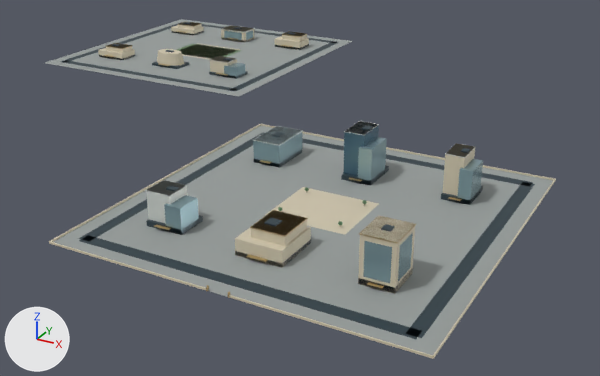
What one commit did to the glTF model web/public/assets/3d/ampliworld/GC-CITY-2030/GC-TILE-01-07.glb.
Rendered twice from a camera (50 mm lens) standing at (-8478.0, 7180.0, 321.0) and looking at (-8923.0, 7988.0, -83.0). Arrows for +X, +Y and +Z are at lower left; the lights stay in place. The older version comes first. Where no turn or scale is listed for an object, it has been applied to the vertices. Vertices at exactly the same position are counted once.

Names of what the first picture shows: 'GC-TILE-01-07-blue', 'GC-TILE-01-07-dark', 'GC-TILE-01-07-glass', 'GC-TILE-01-07-gold', 'GC-TILE-01-07-ivory', 'GC-TILE-01-07-leaf', 'GC-TILE-01-07-paving', 'GC-TILE-01-07-white' and 1 more.
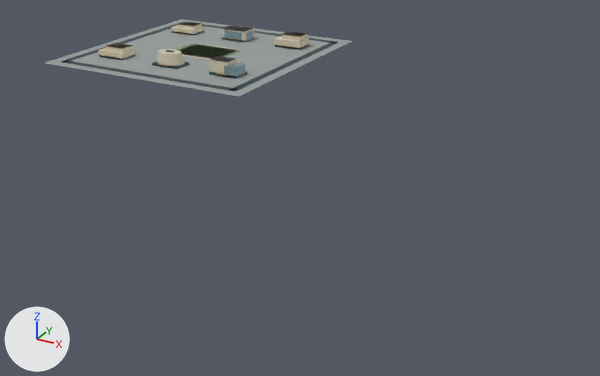
Where the change shows, as pixel boxes [x1, y1, x2, y2] in the pictures (600 x 376 px):
'GC-TILE-01-07-paving', reshaped (40% narrower, 77% shorter): before [45, 19, 554, 355]; after [45, 19, 352, 97]
'GC-TILE-01-07-ivory', reshaped (58% narrower, 84% shorter): before [49, 22, 556, 359]; after [98, 22, 309, 74]
'GC-TILE-01-07-dark', reshaped (41% narrower, 78% shorter): before [61, 22, 535, 339]; after [61, 22, 339, 91]
'GC-TILE-01-07-glass', reshaped (91% narrower, 80% shorter): before [164, 30, 483, 283]; after [224, 30, 253, 79]
'GC-TILE-01-07-white', reshaped: before [146, 25, 474, 224]; after [181, 25, 255, 63]
'GC-TILE-01-07-gold', reshaped (43% narrower, 80% shorter): before [104, 21, 462, 298]; after [104, 21, 306, 75]
'GC-TILE-01-07-blue', deleted (blue): before [343, 121, 379, 176]
'GC-TILE-01-07-leaf', deleted: before [278, 187, 367, 225]
part 1 of me_mesh_0, deleted: before [54, 126, 554, 355]
part 2 of me_mesh_1, deleted: before [78, 125, 535, 339]
part 3 of me_mesh_2, deleted: before [49, 124, 556, 359]
part 4 of me_mesh_3, deleted: before [154, 160, 462, 298]
part 5 of me_mesh_4, deleted: before [146, 180, 188, 224]
part 6 of me_mesh_4, deleted: before [253, 126, 303, 146]
part 7 of me_mesh_4, deleted: before [146, 180, 187, 196]
part 8 of me_mesh_4, deleted: before [344, 121, 378, 135]
part 9 of me_mesh_4, deleted: before [445, 144, 474, 158]
part 10 of me_mesh_5, deleted: before [164, 126, 483, 283]

The change in detail:
me_mesh_0 is used by ob_gc_tile_01_07_paving; location (0.0, 0.0, 0.0).
me_mesh_0 had 16 vertices, 24 faces and spanned x -9379.0..-8621.0, y 7621.0..8379.0, z 0.0.
me_mesh_0 now has 8 vertices, 12 faces and spans x -9379.0..-9041.0, y 8041.0..8379.0, z 0.0.
me_mesh_0 part 1: the loose piece of 8 vertices spanning x -8959.0..-8621.0, y 7621.0..7959.0, z 0.0 is deleted.
me_mesh_1 is used by ob_gc_tile_01_07_dark; location (0.0, 0.0, 0.0).
me_mesh_1 had 256 vertices, 384 faces and spanned x -9364.0..-8636.0, y 7636.0..8364.0, z 0.0..50.0.
me_mesh_1 now has 128 vertices, 192 faces and spans x -9364.0..-9056.0, y 8056.0..8364.0, z 0.0..22.0.
me_mesh_1 part 2: 16 loose pieces with 128 vertices, spanning x -8944.0..-8636.0, y 7636.0..7944.0, z 0.0..50.0, are deleted.
me_mesh_2 is used by ob_gc_tile_01_07_ivory; location (0.0, 0.0, 0.0).
me_mesh_2 had 174 vertices, 268 faces and spanned x -9332.0..-8620.0, y 7620.0..8316.0, z 0.0..44.0.
me_mesh_2 now has 94 vertices, 148 faces and spans x -9332.0..-9088.0, y 8108.0..8316.0, z 0.0..20.0.
me_mesh_2 part 3: 10 loose pieces with 80 vertices, spanning x -8960.0..-8620.0, y 7620.0..7960.0, z 0.0..44.0, are deleted.
me_mesh_3 is used by ob_gc_tile_01_07_gold; location (0.0, 0.0, 0.0).
me_mesh_3 had 218 vertices, 348 faces and spanned x -9323.0..-8674.0, y 7620.0..8315.0, z 0.0..43.0.
me_mesh_3 now has 138 vertices, 228 faces and spans x -9323.0..-9089.0, y 8104.0..8315.0, z 4.0..20.0.
me_mesh_3 part 4: 10 loose pieces with 80 vertices, spanning x -8898.0..-8674.0, y 7620.0..7864.0, z 0.0..43.0, are deleted.
me_mesh_4 is used by ob_gc_tile_01_07_white; location (0.0, 0.0, 0.0).
me_mesh_4 had 144 vertices, 216 faces and spanned x -9254.0..-8685.0, y 7689.0..8317.0, z 0.0..49.0.
me_mesh_4 now has 104 vertices, 156 faces and spans x -9254.0..-9103.0, y 8110.0..8317.0, z 0.0..20.0.
me_mesh_4 part 5: the loose piece of 8 vertices spanning x -8909.0..-8884.0, y 7689.0..7715.0, z 0.0..33.0 is deleted.
me_mesh_4 part 6: the loose piece of 8 vertices spanning x -8906.0..-8874.0, y 7857.0..7907.0, z 24.0..25.0 is deleted.
me_mesh_4 part 7: the loose piece of 8 vertices spanning x -8909.0..-8884.0, y 7689.0..7715.0, z 32.0..33.0 is deleted.
me_mesh_4 part 8: the loose piece of 8 vertices spanning x -8806.0..-8785.0, y 7864.0..7900.0, z 49.0 is deleted.
me_mesh_4 part 9: the loose piece of 8 vertices spanning x -8704.0..-8685.0, y 7867.0..7897.0, z 44.0 is deleted.
me_mesh_5 is used by ob_gc_tile_01_07_glass; location (0.0, 0.0, 0.0).
me_mesh_5 had 136 vertices, 204 faces and spanned x -9233.0..-8675.0, y 7685.0..8317.0, z 0.0..38.0.
me_mesh_5 now has 40 vertices, 60 faces and spans x -9233.0..-9088.0, y 8108.0..8317.0, z 0.0..16.0.
me_mesh_5 part 10: 12 loose pieces with 96 vertices, spanning x -8905.0..-8675.0, y 7685.0..7906.0, z 0.0..38.0, are deleted.
Object 'GC-TILE-01-07-leaf' (ob_gc_tile_01_07_leaf) is deleted.
Object 'GC-TILE-01-07-blue' (ob_gc_tile_01_07_blue) is deleted.
